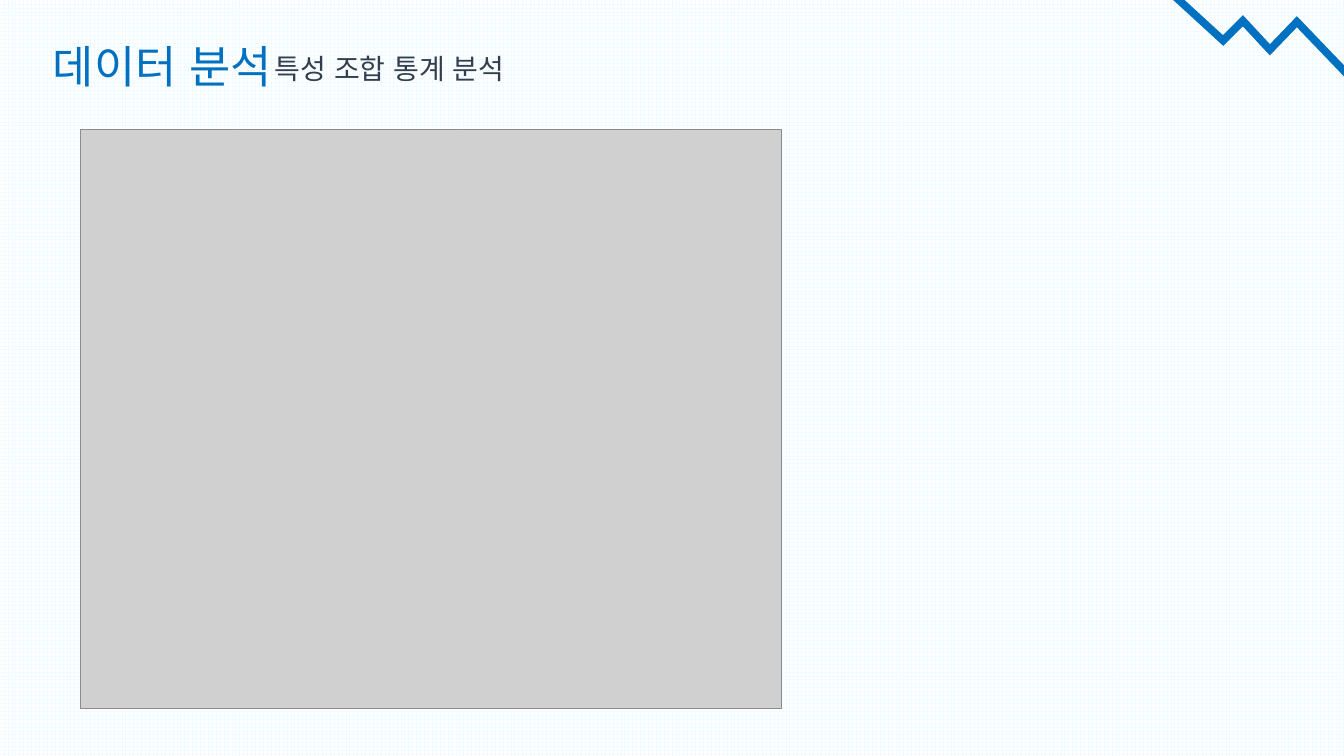
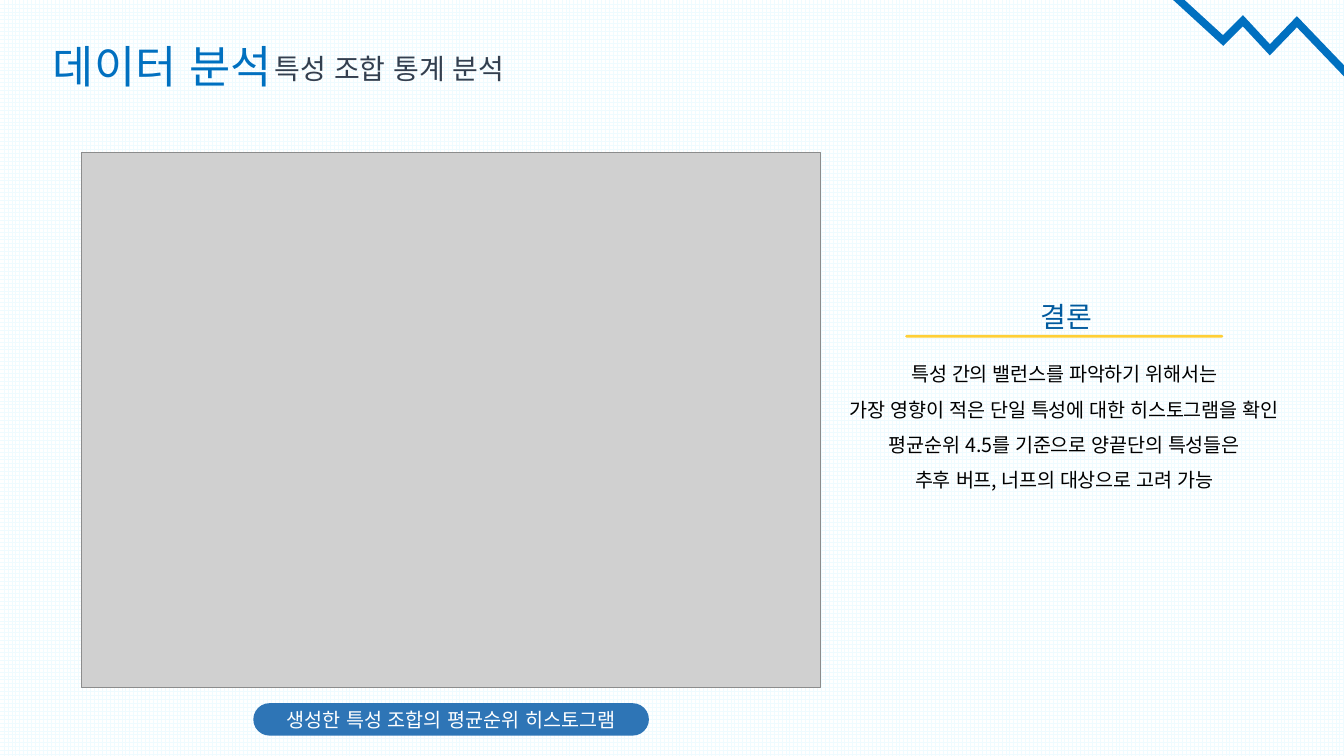
Before and after one commit to tooha289/TeamFightTactics, a slide deck: slide 21 of document/데이터 분석(시각화)/TFT 게임 전 서버 Top10 플레이어 매치 데이터 분석.pptx (slide 22 before the commit). Drawn at 1344x756 pixels with LibreOffice and Linux fonts; fonts in the diff are those of the drawing; grey boxes stand for pictures. Boxes give left, top, right and bottom in pixels: in the first picture for what was removed or moved away, otherwise in the second. Text is boxed around its words. In the diff, an @@ line names an element or a change of style, - is before the commit and + after.

```diff
--- a/document/데이터 분석(시각화)/TFT 게임 전 서버 Top10 플레이어 매치 데이터 분석.pptx
+++ b/document/데이터 분석(시각화)/TFT 게임 전 서버 Top10 플레이어 매치 데이터 분석.pptx
@@ picture: place and size @@
-picture at [81, 129, 781, 709]
+picture at [82, 152, 821, 688]
@@ text added at [1040, 303, 1092, 329], 20 pt, text #005A9E @@
+결론
@@ line added from (906, 337) to (1222, 337), #FFCF37 2 pt @@
@@ text added at [850, 364, 1279, 491], 14 pt, text #000000 @@
+특성 간의 밸런스를 파악하기 위해서는
+가장 영향이 적은 단일 특성에 대한 히스토그램을 확인
+평균순위 4.5를 기준으로 양끝단의 특성들은
+추후 버프, 너프의 대상으로 고려 가능
@@ rounded rectangle added at [253, 704, 648, 736], fill #2E75B6, 14 pt, text #FFFFFF @@
+생성한 특성 조합의 평균순위 히스토그램
```
Also in this commit, not shown: 19 other slides changed, 3 slides added, 2 slides removed, 2 other files.
